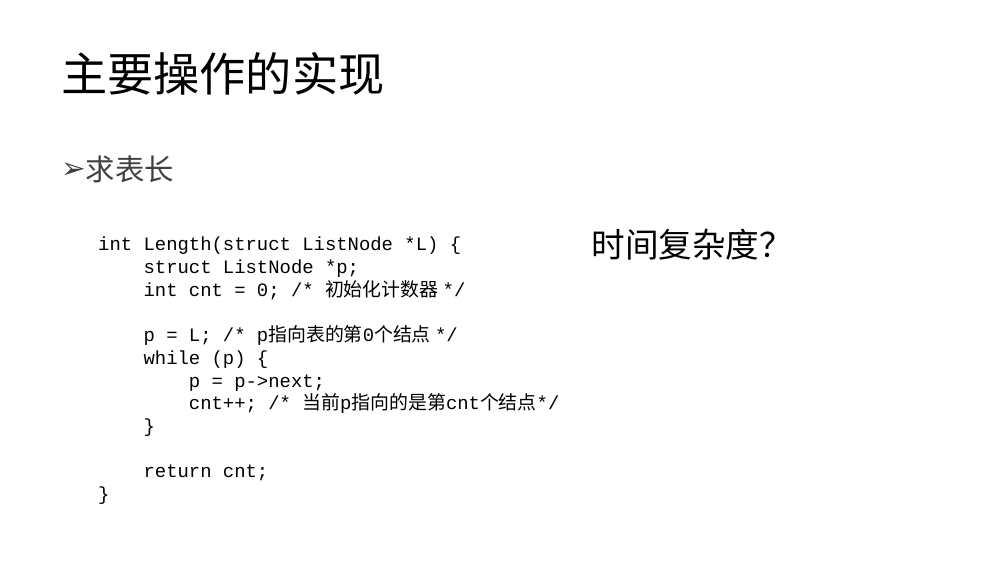
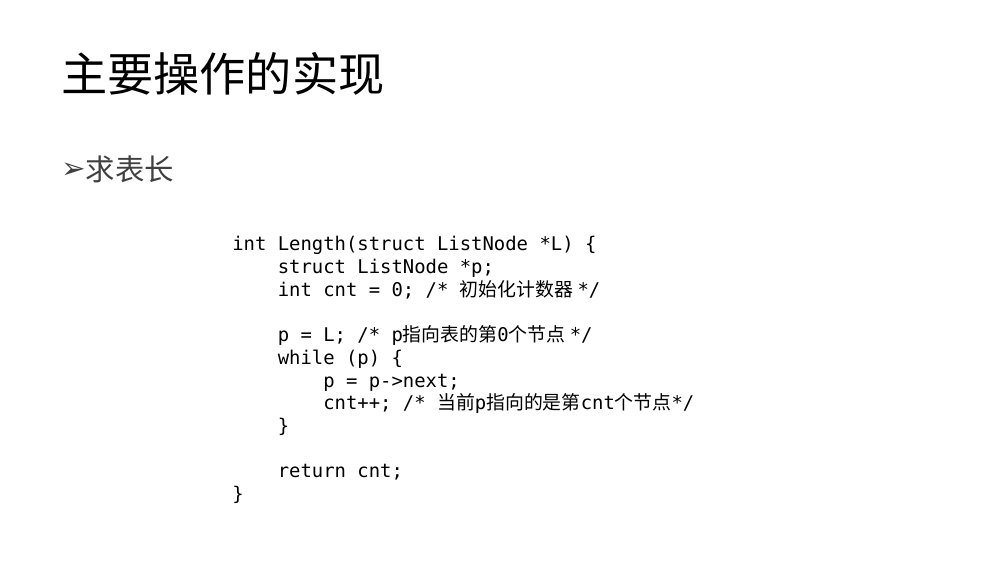
Before and after one commit to lezhang-thu/data-structure, a slide deck: slide 6 of linear-list/2022秋季-数据结构-第3章-线性结构a.pptx. Drawn at 1008x567 pixels with LibreOffice and Linux fonts; fonts in the diff are those of the drawing. Boxes give left, top, right and bottom in pixels: in the first picture for what was removed or moved away, otherwise in the second. Text is boxed around its words. In the diff, an @@ line names an element or a change of style, - is before the commit and + after.

```diff
--- a/linear-list/2022秋季-数据结构-第3章-线性结构a.pptx
+++ b/linear-list/2022秋季-数据结构-第3章-线性结构a.pptx
@@ text "求表长" at (86,155,174,183): font Arial to Noto Sans CJK SC @@
@@ text "int Length(struct ListNode *L) {": place and size @@
-text "int Length(struct ListNode *L) {" at (98,237,559,481)
+text "int Length(struct ListNode *L) {" at (232,235,694,480)
@@ text at (232,235,574,480): font Courier New to DejaVu Sans Mono in "int Length(struct ListNode *L) {", "struct ListNode *p;", "int cnt = 0; /* 初始化计数器 */", "while (p) {" and 4 more places @@
@@ text removed at (591,228,793,260) @@
-时间复杂度？
@@ text at (278,326,566,345): text changed; font Courier New to DejaVu Sans Mono @@
-p = L; /* p指向表的第0个结点 */
+p = L; /* p指向表的第0个节点 */
@@ text at (323,393,694,413): text changed; font Courier New to DejaVu Sans Mono @@
-cnt++; /* 当前p指向的是第cnt个结点*/
+cnt++; /* 当前p指向的是第cnt个节点*/
```
Also in this commit, not shown: 11 other slides changed, 1 other file.
